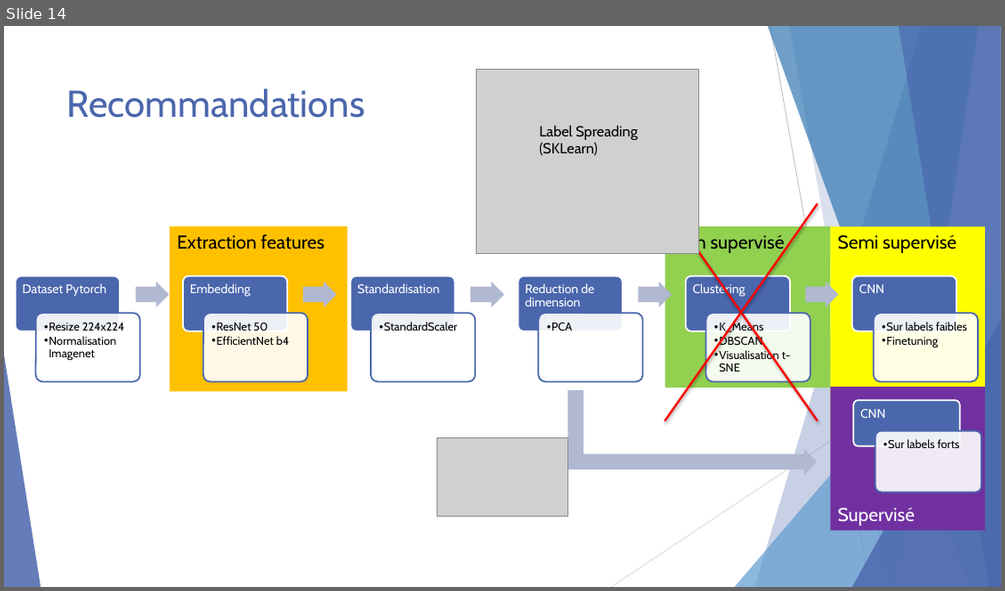
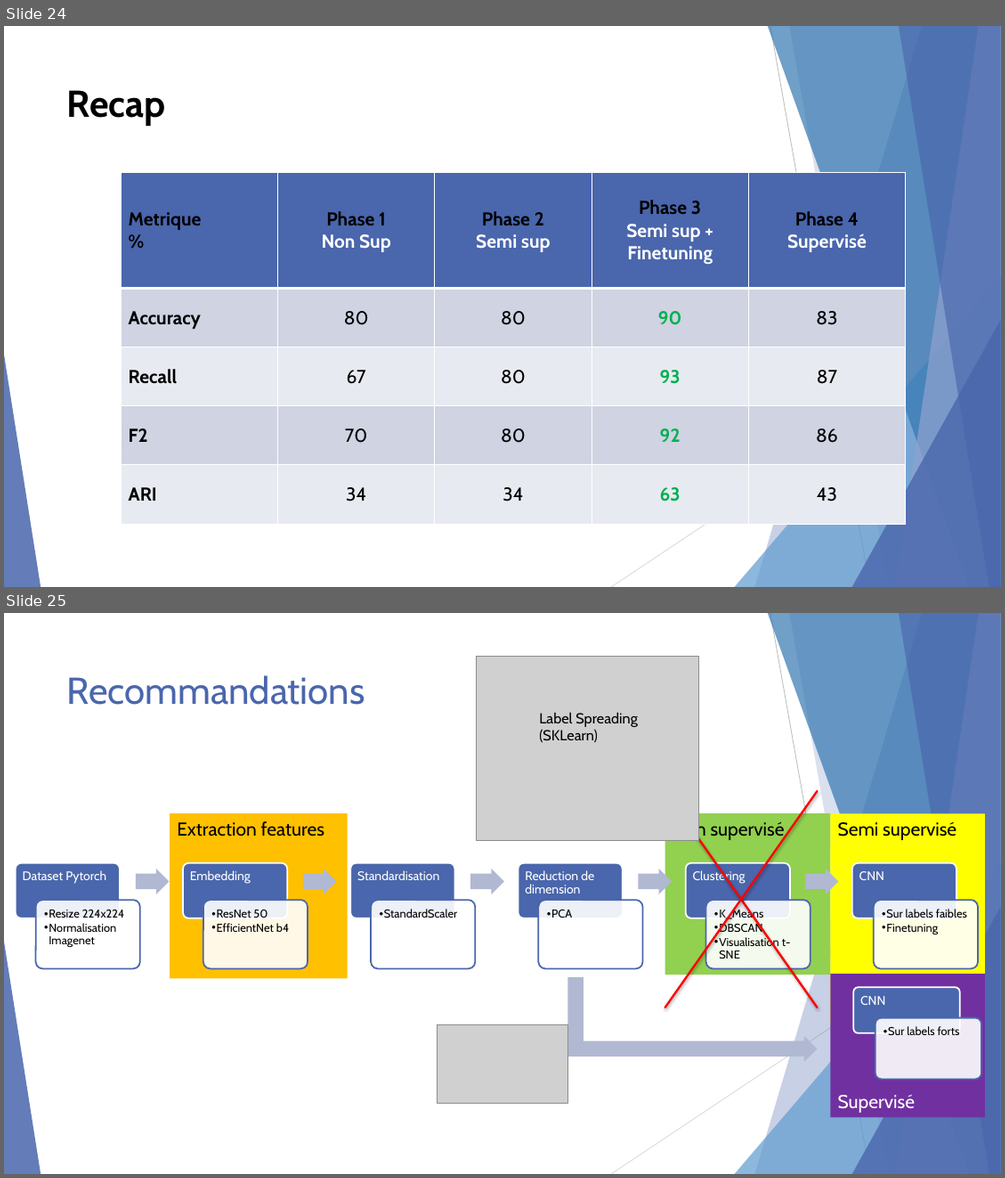
Before and after one commit to KL38/OC_P7_DL_SSL_Brain-Tumor-Detection, a slide deck: Lebayle_Kevin_7_présentation_13.04.26.pptx. Shown one above the other, each under a label of ours: slide 14 before the commit, slides 24 and 25 after it. The pictures are 1005x591 and 1005x1178 pixels, drawn with LibreOffice and Linux fonts; fonts in the diff are those of the drawing; grey boxes stand for pictures. Boxes give left, top, right and bottom in pixels: in the first picture for what was removed or moved away, otherwise in the second. Text is boxed around its words. In the diff, an @@ line names an element or a change of style, - is before the commit and + after.

```diff
--- a/Lebayle_Kevin_7_présentation_13.04.26.pptx
+++ b/Lebayle_Kevin_7_présentation_13.04.26.pptx
@@ slide 24 added at [4,26,1001,587], background #FFFFFF; not listed: 10 template elements that a slide beside it also shows @@
@@ title added at [67,90,166,126], 36 pt, text #000000, bold @@
+Recap
@@ table added at [121,173,906,524], 5 rows, 5 columns @@
+Metrique / % | Phase 1 / Non Sup | Phase 2 / Semi sup | Phase 3 / Semi sup + Finetuning | Phase 4 / Supervisé
+Accuracy | 80 | 80 | 90 | 83
+Recall | 67 | 80 | 93 | 87
+F2 | 70 | 80 | 92 | 86
+ARI | 34 | 34 | 63 | 43
@@ what was slide 14 is now slide 25 @@
```
Also in this commit, not shown: 8 slides changed, 10 other slides added, 15 other files.
